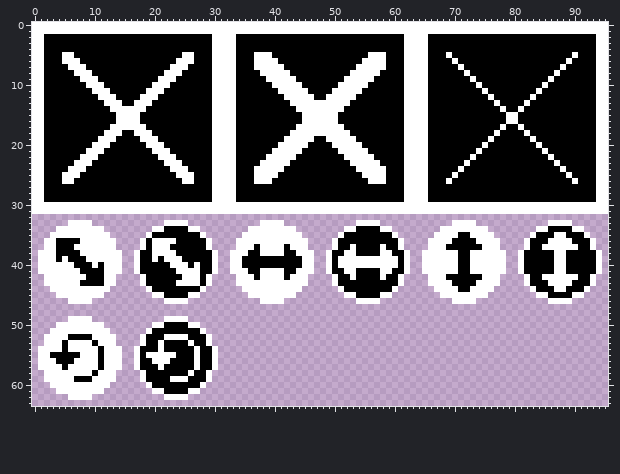
File history of a pixel-art file, assets/gui/buttons.aseprite. This is how it looked before the edit.
96x64 pixels, 1 frame.
After:
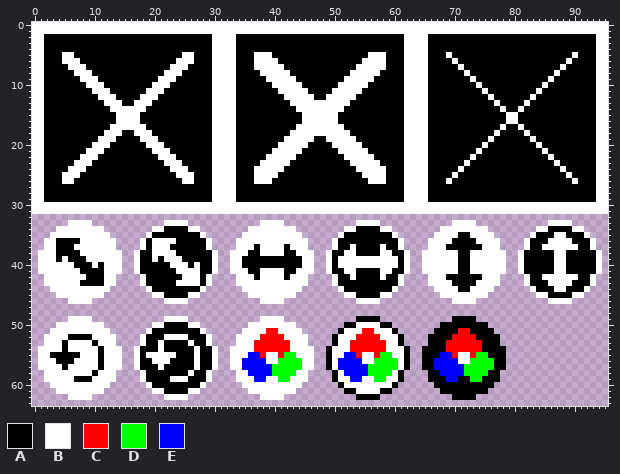
Palette (. is transparent): A #000000  B #ffffff  C #ff0000  D #00ff00  E #0000ff
The edit:
{"y":49,"x":38,"old":"....","new":"BBBB"}
{"y":49,"x":54,"old":"....","new":"AAAA"}
{"y":49,"x":70,"old":"....","new":"AAAA"}
{"y":50,"x":36,"old":"........","new":"BBBBBBBB"}
{"y":50,"x":52,"old":"........","new":"AABBBBAA"}
{"y":50,"x":68,"old":"........","new":"AAAAAAAA"}
{"y":51,"x":35,"old":"..........","new":"BBBBCCBBBB"}
{"y":51,"x":51,"old":"..........","new":"ABBBCCBBBA"}
{"y":51,"x":67,"old":"..........","new":"AAAACCAAAA"}
{"y":52,"x":34,"old":"............","new":"BBBBCCCCBBBB"}
{"y":52,"x":50,"old":"............","new":"ABBBCCCCBBBA"}
{"y":52,"x":66,"old":"............","new":"AAAACCCCAAAA"}
{"y":53,"x":34,"old":"............","new":"BBBCCCCCCBBB"}
{"y":53,"x":50,"old":"............","new":"ABBCCCCCCBBA"}
{"y":53,"x":66,"old":"............","new":"AAACCCCCCAAA"}
{"y":54,"x":33,"old":"..............","new":"BBBBCCCCCCBBBB"}
{"y":54,"x":49,"old":"..............","new":"ABBBCCCCCCBBBA"}
{"y":54,"x":65,"old":"..............","new":"AAAACCCCCCAAAA"}
{"y":55,"x":33,"old":"..............","new":"BBBEECBBCDDBBB"}
{"y":55,"x":49,"old":"..............","new":"ABBEECBBCDDBBA"}
{"y":55,"x":65,"old":"..............","new":"AAAEECBBCDDAAA"}
{"y":56,"x":33,"old":"..............","new":"BBEEEEBBDDDDBB"}
{"y":56,"x":49,"old":"..............","new":"ABEEEEBBDDDDBA"}
{"y":56,"x":65,"old":"..............","new":"AAEEEEBBDDDDAA"}
{"y":57,"x":33,"old":"..............","new":"BBEEEEEDDDDDBB"}
{"y":57,"x":49,"old":"..............","new":"ABEEEEEDDDDDBA"}
{"y":57,"x":65,"old":"..............","new":"AAEEEEEDDDDDAA"}
{"y":58,"x":34,"old":"............","new":"BBEEEEDDDDBB"}
{"y":58,"x":50,"old":"............","new":"ABEEEEDDDDBA"}
{"y":58,"x":66,"old":"............","new":"AAEEEEDDDDAA"}
{"y":59,"x":34,"old":"............","new":"BBBEEBBDDBBB"}
{"y":59,"x":50,"old":"............","new":"ABBEEBBDDBBA"}
{"y":59,"x":66,"old":"............","new":"AAAEEAADDAAA"}
{"y":60,"x":35,"old":"..........","new":"BBBBBBBBBB"}
{"y":60,"x":51,"old":"..........","new":"ABBBBBBBBA"}
{"y":60,"x":67,"old":"..........","new":"AAAAAAAAAA"}
{"y":61,"x":36,"old":"........","new":"BBBBBBBB"}
{"y":61,"x":52,"old":"........","new":"AABBBBAA"}
{"y":61,"x":68,"old":"........","new":"AAAAAAAA"}
{"y":62,"x":38,"old":"....","new":"BBBB"}
{"y":62,"x":54,"old":"....","new":"AAAA"}
{"y":62,"x":70,"old":"....","new":"AAAA"}
{"label":"added","picture_box":[230,316,506,400]}
